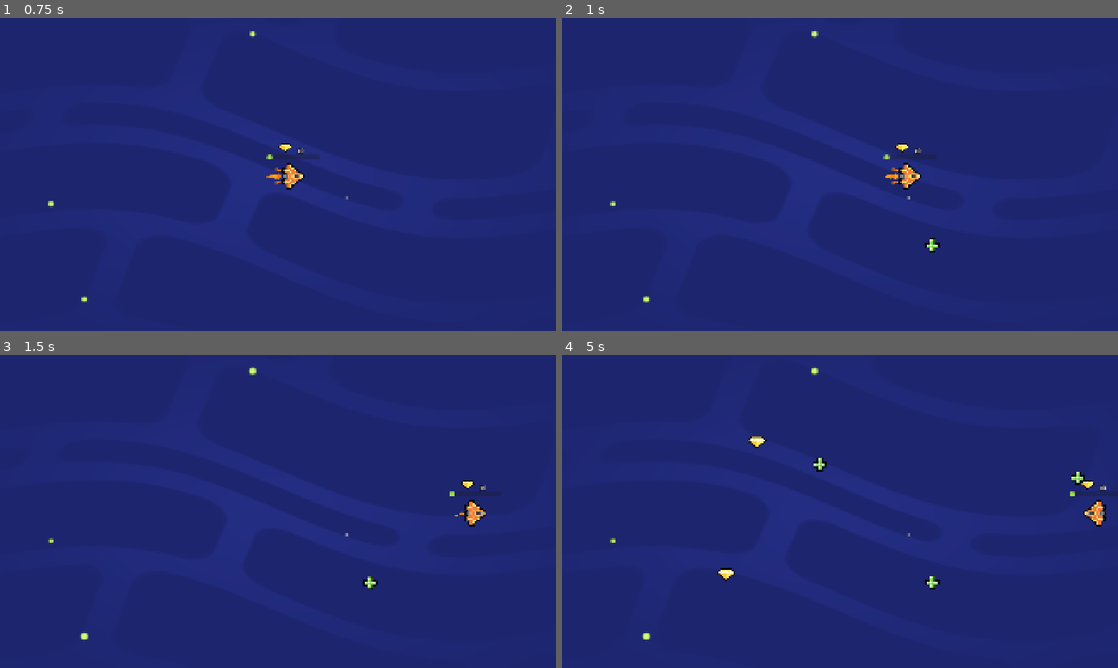
Above: before the commit, frames 1-4 (two rows, left to right).
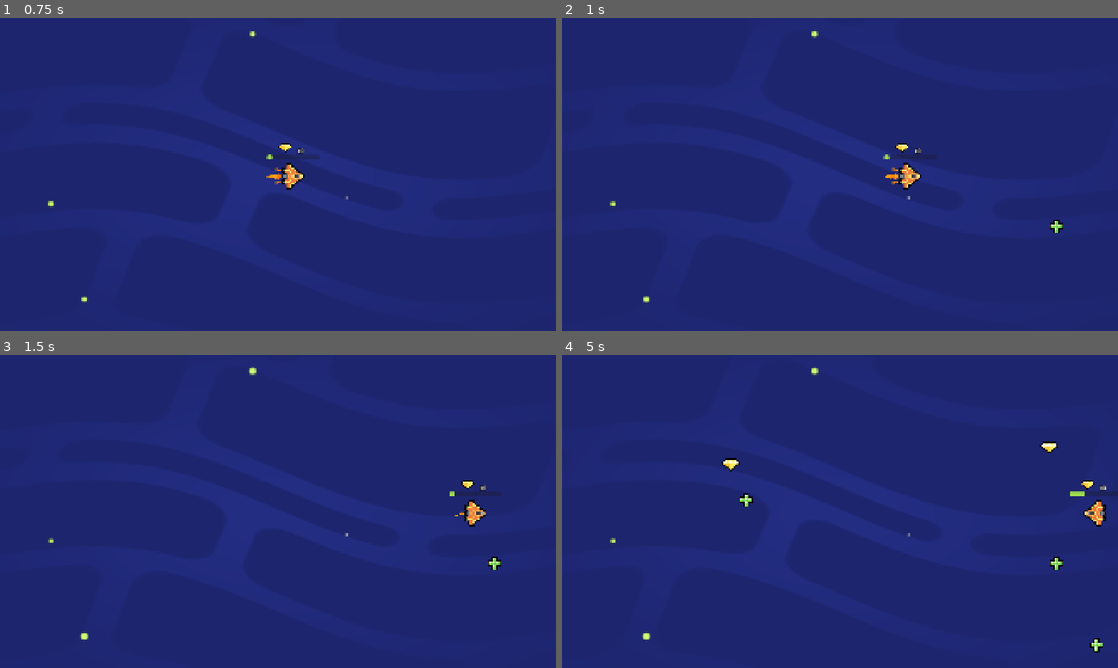
Above: after the commit, the same moments.

Repository: Jasongda/M05-Loot-It-All
Game: Godot game, scene res://lessons/space_level.tscn
Two runs of this game, one before a commit and one after it. Both use one fixed random seed, a clock stepped at 60 frames per second and the inputs below. Sound files missing from this copy of the repository are replaced by a short silence.
Inputs (mouse positions are in pixels of both pictures, inside the frame that each line leads up to):
- Up to frame 1 (0.75 s): tap Enter at 0.5 s; move the mouse to (400, 158) at 0.52 s; hold D (move_right) from 0.53 s (still down); tap Z at 0.6 s; click (400, 158) at 0.67 s
- Up to frame 2 (1 s): keep holding D (move_right); tap Space at 0.77 s
- Up to frame 3 (1.5 s): release D (move_right) at 1.25 s; drag from (166, 527) to (422, 514) at 1.27 s
- Up to frame 4 (5 s): move the mouse to (895, 442) at 2.02 s; hold D (move_right) 2.03-2.75 s; tap Z at 2.1, 3.6 s; drag from (812, 574) to (673, 464) at 2.77 s; move the mouse to (1006, 558) at 3.52 s; hold A (move_left) 3.53-4.25 s; tap Space at 3.77 s; drag from (673, 464) to (817, 464) at 4.27 s

Frame 1 is identical in both runs. In frame 2, 0.1% of the frame differs, in the area x 65-91%, y 64-75%; in frame 3, 0.2%; in frame 4, 0.8%, in the area x 27-98%, y 26-96%.
Error before the commit: Invalid access to property or key 'timeout' on a base object of type 'null instance'. (res://lessons/random_item_placer.gd:5)
Error after the commit: Parse Error: Identifier "area_entered" not declared in the current scope. (res://lessons/item.gd:21)

Commit message:
mid adding health pack sounds

Diff:
--- a/lessons/gem.tscn
+++ b/lessons/gem.tscn
@@ -1,7 +1,8 @@
-[gd_scene load_steps=4 format=3 uid="uid://4clsvdvuyocx"]
+[gd_scene load_steps=5 format=3 uid="uid://4clsvdvuyocx"]
 
 [ext_resource type="Texture2D" uid="uid://d0bh8am2qd005" path="res://assets/gem_icon.png" id="1_lgy4a"]
 [ext_resource type="Script" uid="uid://24ln0ahcx7f8" path="res://lessons/item.gd" id="1_ulrl0"]
+[ext_resource type="AudioStream" uid="uid://butjgjognlj6w" path="res://assets/audio/Gem.ogg" id="3_ty4yi"]
 
 [sub_resource type="CircleShape2D" id="CircleShape2D_nak5q"]
 radius = 35.014282
@@ -17,4 +18,7 @@
 position = Vector2(-1, -1)
 shape = SubResource("CircleShape2D_nak5q")
 
+[node name="AudioStreamPlayer" type="AudioStreamPlayer" parent="."]
+stream = ExtResource("3_ty4yi")
+
 [connection signal="area_entered" from="." to="." method="_on_area_entered"]
--- a/lessons/health_pack.tscn
+++ b/lessons/health_pack.tscn
@@ -1,7 +1,8 @@
-[gd_scene load_steps=4 format=3 uid="uid://o1ca06m0k4bk"]
+[gd_scene load_steps=5 format=3 uid="uid://o1ca06m0k4bk"]
 
 [ext_resource type="Script" uid="uid://24ln0ahcx7f8" path="res://lessons/item.gd" id="1_ht84s"]
 [ext_resource type="Texture2D" uid="uid://dknpi2mq4dhpa" path="res://assets/health_icon.svg" id="2_fh62r"]
+[ext_resource type="AudioStream" uid="uid://co4xd3dcdeb5k" path="res://assets/audio/Health.ogg" id="3_fh62r"]
 
 [sub_resource type="CircleShape2D" id="CircleShape2D_nak5q"]
 radius = 24.186773
@@ -17,4 +18,7 @@
 position = Vector2(-1, -1)
 shape = SubResource("CircleShape2D_nak5q")
 
+[node name="AudioStreamPlayer" type="AudioStreamPlayer" parent="."]
+stream = ExtResource("3_fh62r")
+
 [connection signal="area_entered" from="." to="." method="_on_area_entered"]
--- a/lessons/item.gd
+++ b/lessons/item.gd
@@ -1,21 +1,21 @@
-extends Area2D
+extends Node2D
+@onready var sfx_player: AudioStreamPlayer = _find_sfx_player()
 
+func _find_sfx_player() -> AudioStreamPlayer:
+	for child in get_children():
+		if child is AudioStreamPlayer:
+			return child
+	return null
+
+func _on_area_entered(_area_that_entered: Area2D) -> void:
+	get_node("CollisionShape2D").set_deferreed("disabled", true)
+	visible = false
+
+	if sfx_player:
+		sfx_player.play()
+		await sfx_player.finished
+
+	queue_free()
 
 func _ready() -> void:
 	area_entered.connect(_on_area_entered)
-	play_floating_animation()
-
-func play_floating_animation() -> void:
-	var _tween := create_tween()
-	var _sprite_2d := get_node("Sprite2D")
-	var _position_offset := Vector2(0.0, 4.0)
-	var _duration = randf_range(0.8, 1.2)
-	_tween.tween_property(_sprite_2d, "position", _position_offset, _duration)
-	_tween.tween_property(_sprite_2d, "position", -1.0 * _position_offset, _duration)
-	_tween.set_loops()
-	_tween.set_trans(Tween.TRANS_SINE)
-
-
-
-func _on_area_entered(_on_area_entered: Area2D) -> void:
-	queue_free()
--- a/lessons/random_item_placer.gd
+++ b/lessons/random_item_placer.gd
@@ -1,7 +1,7 @@
 extends Node2D
 
 
-func _ready() -> void:
+func _ready() ->void:
 	get_node("Timer").timeout.connect(_on_timer_timeout)
 
 
@@ -9,7 +9,7 @@
 	var random_item_scene: PackedScene = item_scenes.pick_random()
 	var item_instance := random_item_scene.instantiate()
 	add_child(item_instance)
-	var viewport_size := get_viewport_rect().size
+	var viewport_size:= get_viewport_rect().size
 	var random_position := Vector2(0.0, 0.0)
 	random_position.x = randf_range(0.0, viewport_size.x)
 	random_position.y = randf_range(0.0, viewport_size.y)
--- a/lessons/ship.gd
+++ b/lessons/ship.gd
@@ -1,4 +1,7 @@
 extends Area2D
+
+@onready var thruster_sound_player: AudioStreamPlayer = $ThrusterSoundPlayer
+
 
 var max_speed := 1200.0
 var velocity := Vector2(0, 0)
@@ -18,6 +21,13 @@
 	var direction := Vector2(0, 0)
 	direction.x = Input.get_axis("move_left", "move_right")
 	direction.y = Input.get_axis("move_up", "move_down")
+
+	var is_moving := direction.length() > 0.0
+	if is_moving and not thruster_sound_player.playing:
+		thruster_sound_player.play()
+	elif not is_moving and thruster_sound_player.playing:
+		thruster_sound_player.stop()
+
 	var viewport_size := get_viewport_rect().size
 	position.x = wrapf(position.x, 0, viewport_size.x)
 	position.y = wrapf(position.y, 0, viewport_size.y)
--- a/lessons/ship.tscn
+++ b/lessons/ship.tscn
@@ -1,7 +1,8 @@
-[gd_scene load_steps=8 format=3 uid="uid://dmv50krf4bo5r"]
+[gd_scene load_steps=9 format=3 uid="uid://dmv50krf4bo5r"]
 
 [ext_resource type="Texture2D" uid="uid://bniyrxn3r2v8h" path="res://assets/ship.png" id="3_pdppw"]
 [ext_resource type="Texture2D" uid="uid://d0bh8am2qd005" path="res://assets/gem_icon.png" id="4_5xifn"]
+[ext_resource type="AudioStream" uid="uid://c8edb8rt4in5t" path="res://assets/audio/Thruster.ogg" id="5_h3paj"]
 [ext_resource type="PackedScene" uid="uid://dgf54k70yiiff" path="res://assets/ship_visual_effects/main_thruster/main_thruster.tscn" id="5_q7c3l"]
 [ext_resource type="PackedScene" uid="uid://bklom8bhpxg4h" path="res://assets/ship_visual_effects/side_thruster/side_thruster.tscn" id="6_1updt"]
 
@@ -71,3 +72,10 @@
 offset_bottom = -79.0
 text = "x0"
 label_settings = SubResource("LabelSettings_5xifn")
+
+[node name="ThrusterSoundPlayer" type="AudioStreamPlayer" parent="." groups=["player"]]
+stream = ExtResource("5_h3paj")
+
+[node name="Thruster" type="AudioStreamPlayer2D" parent="."]
+position = Vector2(342, 68)
+stream = ExtResource("5_h3paj")
--- a/lessons/space_level.tscn
+++ b/lessons/space_level.tscn
@@ -1,13 +1,12 @@
 [gd_scene load_steps=6 format=3 uid="uid://btkjymc78ap8d"]
 
-[ext_resource type="Script" uid="uid://d27uvve8l0ely" path="res://lessons/random_item_placer.gd" id="1_dru4e"]
 [ext_resource type="PackedScene" uid="uid://dmv50krf4bo5r" path="res://lessons/ship.tscn" id="2_2j1u5"]
 [ext_resource type="Script" uid="uid://bwkr2t4ku15qq" path="res://lessons/ship.gd" id="2_4rc43"]
 [ext_resource type="PackedScene" uid="uid://bxfevggvxo634" path="res://assets/background/space_background.tscn" id="3_e6xy1"]
+[ext_resource type="AudioStream" uid="uid://dckgic2qblcfh" path="res://assets/audio/BG_Music.ogg" id="5_dru4e"]
 [ext_resource type="PackedScene" uid="uid://0uu76vxlq51l" path="res://lessons/random_item_placer.tscn" id="5_kd2gs"]
 
 [node name="Level" type="Node2D"]
-script = ExtResource("1_dru4e")
 
 [node name="Ship" parent="." instance=ExtResource("2_2j1u5")]
 position = Vector2(946, 546)
@@ -16,3 +15,10 @@
 [node name="SpaceBackground" parent="." instance=ExtResource("3_e6xy1")]
 
 [node name="RandomItemPlacer" parent="." instance=ExtResource("5_kd2gs")]
+
+[node name="MusicPlayer" type="AudioStreamPlayer" parent="."]
+
+[node name="BgMusic" type="AudioStreamPlayer2D" parent="."]
+position = Vector2(2030, 936)
+stream = ExtResource("5_dru4e")
+autoplay = true
Not shown, added: assets/audio/BG_Music.ogg.import
Not shown, added: assets/audio/Gem.ogg.import
Not shown, added: assets/audio/Health.ogg.import
Not shown, added: assets/audio/Health_Level_Up.ogg.import
Not shown, added: assets/audio/Thruster.ogg.import
Not shown, added: assets/audio/BG_Music.ogg
Not shown, added: assets/audio/Gem.ogg
Not shown, added: assets/audio/Health.ogg
Not shown, added: assets/audio/Health_Level_Up.ogg
Not shown, added: assets/audio/Thruster.ogg
